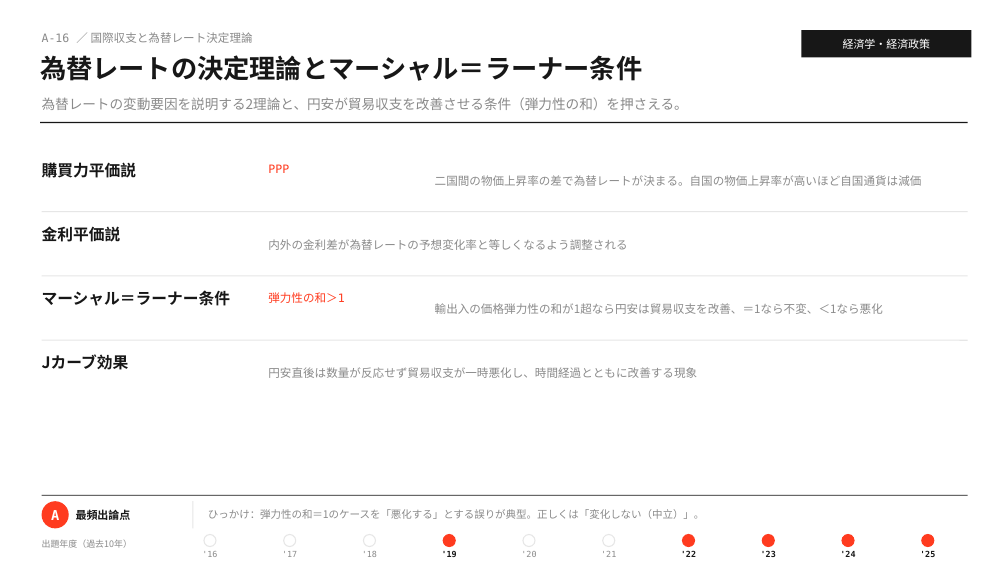
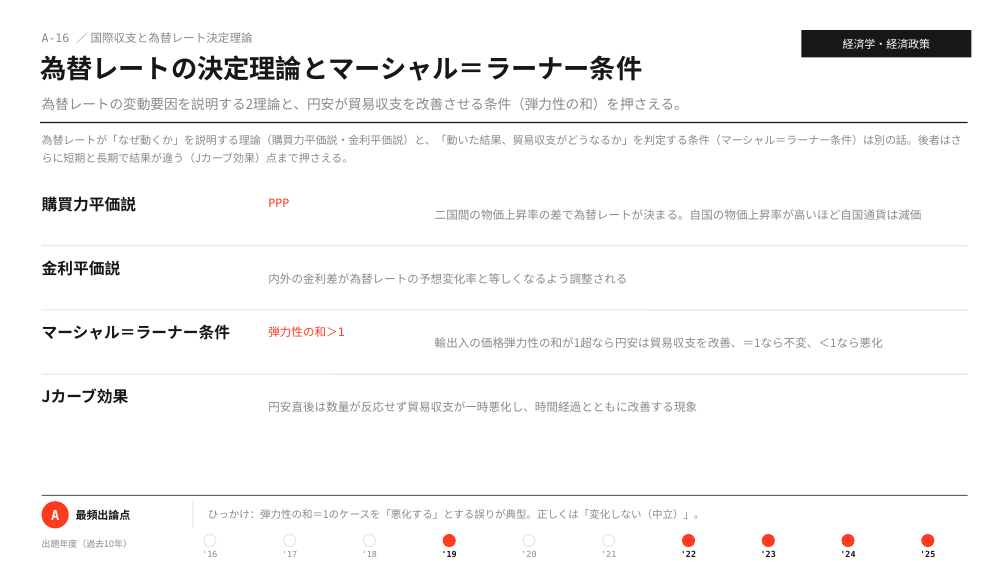
Before and after one commit to MasatoshiSano/SMEC, a slide deck: slide 25 of slides/1st_stage/A_economics.pptx. Drawn at 1008x567 pixels with LibreOffice and Linux fonts; fonts in the diff are those of the drawing. Boxes give left, top, right and bottom in pixels: in the first picture for what was removed or moved away, otherwise in the second. Text is boxed around its words. In the diff, an @@ line names an element or a change of style, - is before the commit and + after.

```diff
--- a/slides/1st_stage/A_economics.pptx
+++ b/slides/1st_stage/A_economics.pptx
@@ text added at [42,135,962,163], 10.5 pt, text #8A8A8A @@
+為替レートが「なぜ動くか」を説明する理論（購買力平価説・金利平価説）と、「動いた結果、貿易収支がどうなるか」を判定する条件（マーシャル＝ラーナー条件）は別の話。後者はさらに短期と長期で結果が違う（Jカーブ効果）点まで押さえる。
@@ line moved from (42, 276) - (968, 276) to (42, 246) - (968, 246) @@
@@ line moved from (42, 340) - (968, 340) to (42, 310) - (968, 310) @@
@@ line moved from (42, 212) - (968, 212) to (42, 374) - (968, 374) @@
@@ 10 texts: place and size @@
-10 texts at [42,162,922,378]
+10 texts at [42,196,922,412]
```
Also in this commit, not shown: 11 other slides changed, 2 other files.
